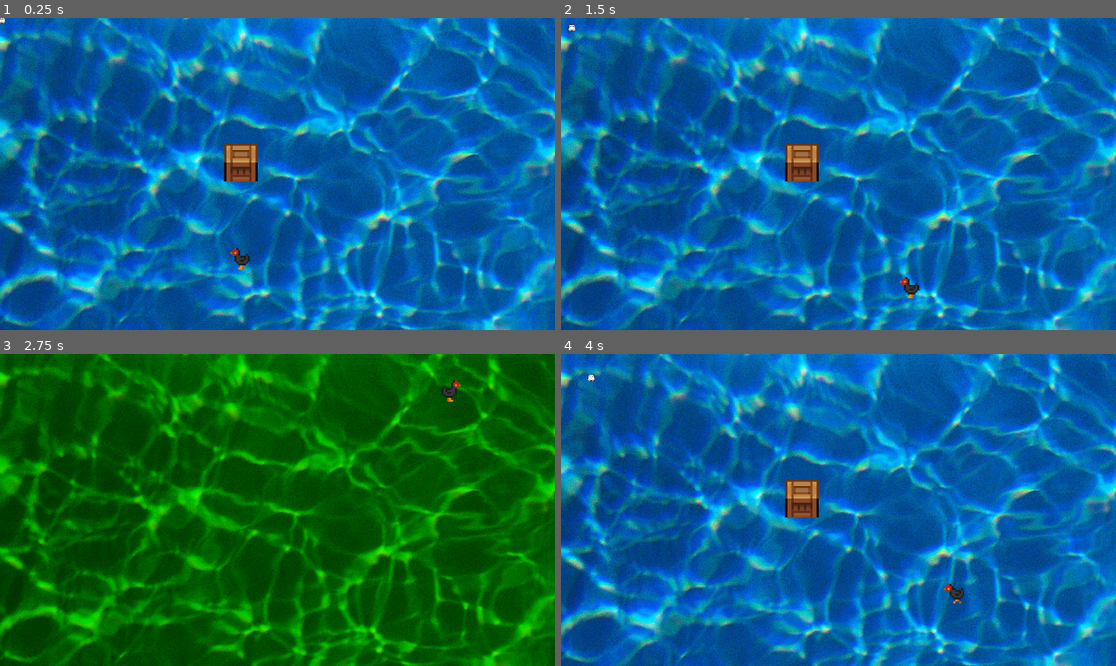
Above: before the commit, frames 1-4 (two rows, left to right).
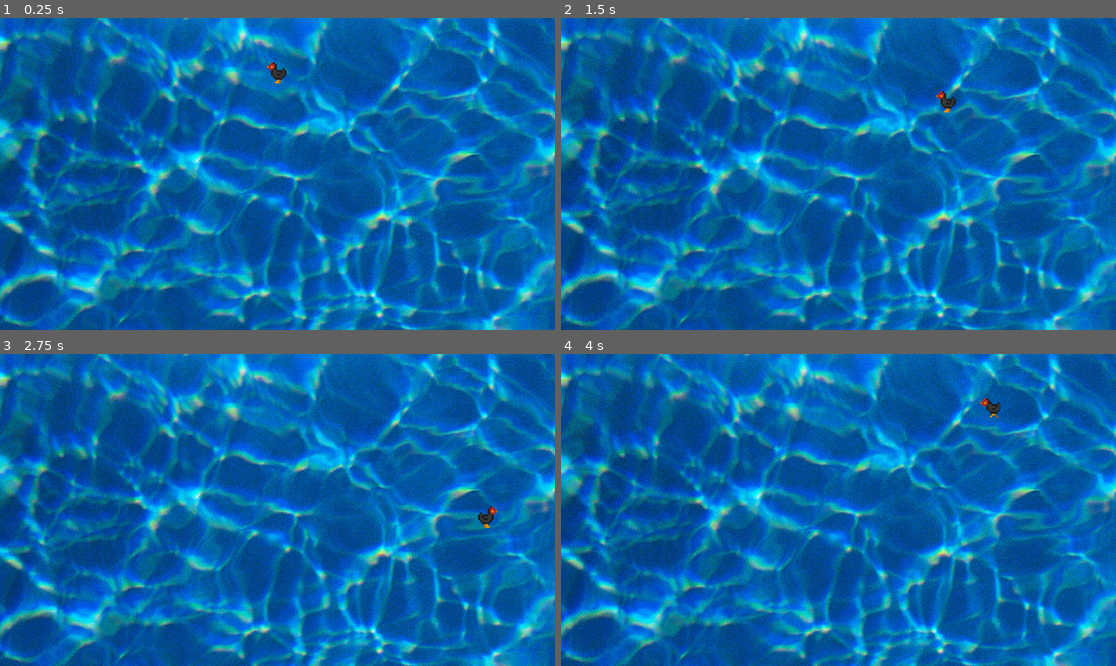
Above: after the commit, the same moments.

Repository: 3lbsofSalt/GhostFish
Game: Godot game, scene res://scenes/newRoot.tscn
Two runs of this game, one before a commit and one after it. Both use one fixed random seed, a clock stepped at 60 frames per second and the inputs below.
Inputs:
- Up to frame 1 (0.25 s): no input
- Up to frame 2 (1.5 s): tap Enter at 0.5 s; hold D (right) 0.53-1.28 s; tap Space at 0.77 s; hold S (down) from 1.28 s (still down)
- Up to frame 3 (2.75 s): tap Space at 1.52 s; release S (down) at 2.03 s; hold D (right) from 2.03 s (still down)
- Up to frame 4 (4 s): release D (right) at 2.78 s; hold W (up) 2.78-3.53 s; tap Space at 3.02, 3.77 s; hold A (left) from 3.53 s (still down)

The runs differ from the first frame. In frame 1, 1.0% of the frame differs, in the area x 0-52%, y 0-81%; in frame 2, 1.0%; in frame 3, 100%, in the area x 0-100%, y 0-100%; in frame 4, 1.0%.

Commit message:
Setting up map

Diff:
--- /dev/null
+++ b/scenes/map.tscn
@@ -0,0 +1,59 @@
+[gd_scene load_steps=4 format=3 uid="uid://cet3kt5o404rf"]
+
+[ext_resource type="Texture2D" uid="uid://cw3ustibtf0jl" path="res://Assets/waterBackdrop.png" id="1_y6630"]
+[ext_resource type="Texture2D" uid="uid://dd67w6gcfio4q" path="res://Assets/woodBackdrop.png" id="2_fu8oh"]
+[ext_resource type="PackedScene" uid="uid://qw460yuqgkgg" path="res://scenes/ship_empty.tscn" id="2_w0xdv"]
+
+[node name="Map" type="Node2D"]
+
+[node name="START" type="Sprite2D" parent="."]
+z_index = -3
+position = Vector2(3456, 5184)
+texture = ExtResource("1_y6630")
+centered = false
+
+[node name="ENTRANCE" type="Sprite2D" parent="."]
+self_modulate = Color(0.365664, 0.958924, 0, 1)
+z_index = -3
+position = Vector2(3456, 4536)
+texture = ExtResource("1_y6630")
+centered = false
+
+[node name="ShipEmpty" parent="." instance=ExtResource("2_w0xdv")]
+position = Vector2(0, 3888)
+
+[node name="ShipEmpty2" type="Sprite2D" parent="."]
+self_modulate = Color(1, 0.196078, 1, 1)
+z_index = -3
+position = Vector2(1152, 3888)
+texture = ExtResource("2_fu8oh")
+centered = false
+
+[node name="ShipEmpty3" parent="." instance=ExtResource("2_w0xdv")]
+position = Vector2(2304, 3888)
+
+[node name="ShipEmpty4" type="Sprite2D" parent="."]
+self_modulate = Color(1, 0.196078, 1, 1)
+z_index = -3
+position = Vector2(3456, 3888)
+texture = ExtResource("2_fu8oh")
+centered = false
+
+[node name="ShipEmpty5" type="Sprite2D" parent="."]
+z_index = -3
+position = Vector2(4608, 3888)
+texture = ExtResource("2_fu8oh")
+centered = false
+
+[node name="ShipEmpty6" type="Sprite2D" parent="."]
+self_modulate = Color(1, 0.196078, 1, 1)
+z_index = -3
+position = Vector2(5760, 3888)
+texture = ExtResource("2_fu8oh")
+centered = false
+
+[node name="ShipEmpty7" type="Sprite2D" parent="."]
+z_index = -3
+position = Vector2(6912, 3888)
+texture = ExtResource("2_fu8oh")
+centered = false
--- a/scenes/newRoot.tscn
+++ b/scenes/newRoot.tscn
@@ -1,39 +1,23 @@
-[gd_scene load_steps=7 format=3 uid="uid://c5tiuqr3ggo8o"]
+[gd_scene load_steps=6 format=3 uid="uid://c5tiuqr3ggo8o"]
 
 [ext_resource type="PackedScene" uid="uid://c6ripmd2conqx" path="res://scenes/fishPlayer.tscn" id="1_s4bfd"]
 [ext_resource type="PackedScene" uid="uid://cvkuhki4jn2i5" path="res://scenes/BasicGhost.tscn" id="2_avy68"]
 [ext_resource type="Script" path="res://camera.gd" id="3_nlxba"]
-[ext_resource type="Texture2D" uid="uid://cw3ustibtf0jl" path="res://Assets/waterBackdrop.png" id="3_xu64r"]
-[ext_resource type="Texture2D" uid="uid://dd67w6gcfio4q" path="res://Assets/woodBackdrop.png" id="4_cocek"]
 [ext_resource type="PackedScene" uid="uid://coo751sus8061" path="res://scenes/crate.tscn" id="5_5xgfe"]
+[ext_resource type="PackedScene" uid="uid://cet3kt5o404rf" path="res://scenes/map.tscn" id="5_8sjng"]
 
 [node name="NewRoot" type="Node2D"]
 
 [node name="PlayerBody2D" parent="." instance=ExtResource("1_s4bfd")]
-position = Vector2(500, 500)
+position = Vector2(4032, 5298)
 
 [node name="BasicGhost" parent="." instance=ExtResource("2_avy68")]
 
-[node name="Backdrop" type="Sprite2D" parent="."]
-z_index = -3
-texture = ExtResource("3_xu64r")
-centered = false
-
-[node name="Backdrop2" type="Sprite2D" parent="."]
-self_modulate = Color(0.365664, 0.958924, 0, 1)
-z_index = -3
-position = Vector2(0, 648)
-texture = ExtResource("3_xu64r")
-centered = false
-
-[node name="Backdrop3" type="Sprite2D" parent="."]
-z_index = -3
-position = Vector2(1152, 0)
-texture = ExtResource("4_cocek")
-centered = false
-
 [node name="Camera" type="Camera2D" parent="."]
+position = Vector2(3456, 5184)
 anchor_mode = 0
 script = ExtResource("3_nlxba")
 
 [node name="Crate" parent="." instance=ExtResource("5_5xgfe")]
+
+[node name="Map" parent="." instance=ExtResource("5_8sjng")]
--- /dev/null
+++ b/scenes/ship_empty.tscn
@@ -0,0 +1,27 @@
+[gd_scene load_steps=3 format=3 uid="uid://qw460yuqgkgg"]
+
+[ext_resource type="Texture2D" uid="uid://dd67w6gcfio4q" path="res://Assets/woodBackdrop.png" id="1_lyto1"]
+[ext_resource type="PackedScene" uid="uid://coo751sus8061" path="res://scenes/crate.tscn" id="2_nl1er"]
+
+[node name="ShipEmpty" type="Sprite2D"]
+z_index = -3
+texture = ExtResource("1_lyto1")
+centered = false
+
+[node name="Crate" parent="." instance=ExtResource("2_nl1er")]
+position = Vector2(50, 50)
+
+[node name="Crate2" parent="." instance=ExtResource("2_nl1er")]
+position = Vector2(150, 50)
+
+[node name="Crate3" parent="." instance=ExtResource("2_nl1er")]
+position = Vector2(50, 150)
+
+[node name="MidCrate" parent="." instance=ExtResource("2_nl1er")]
+position = Vector2(476, 324)
+
+[node name="MidCrate2" parent="." instance=ExtResource("2_nl1er")]
+position = Vector2(576, 324)
+
+[node name="MidCrate3" parent="." instance=ExtResource("2_nl1er")]
+position = Vector2(676, 324)
